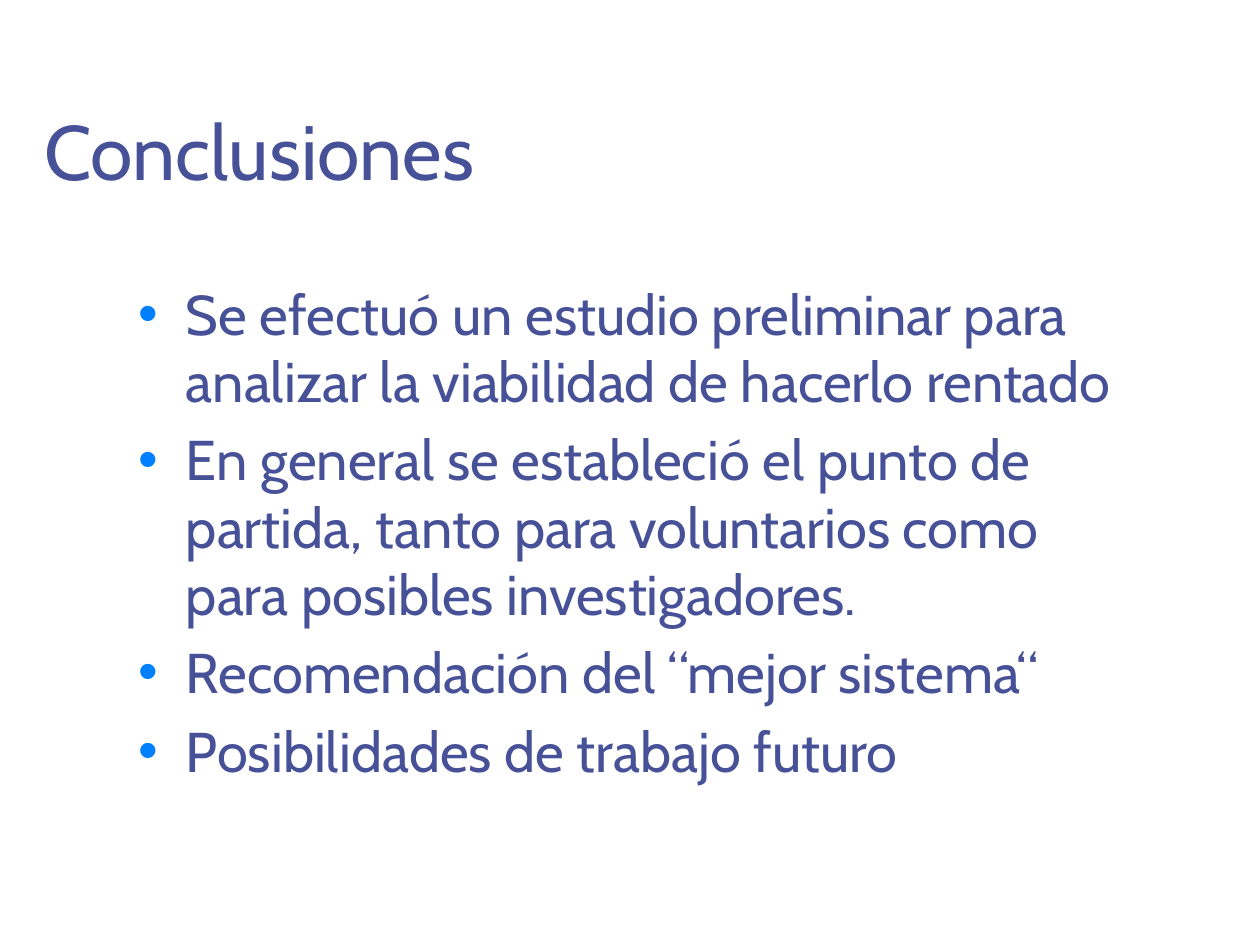
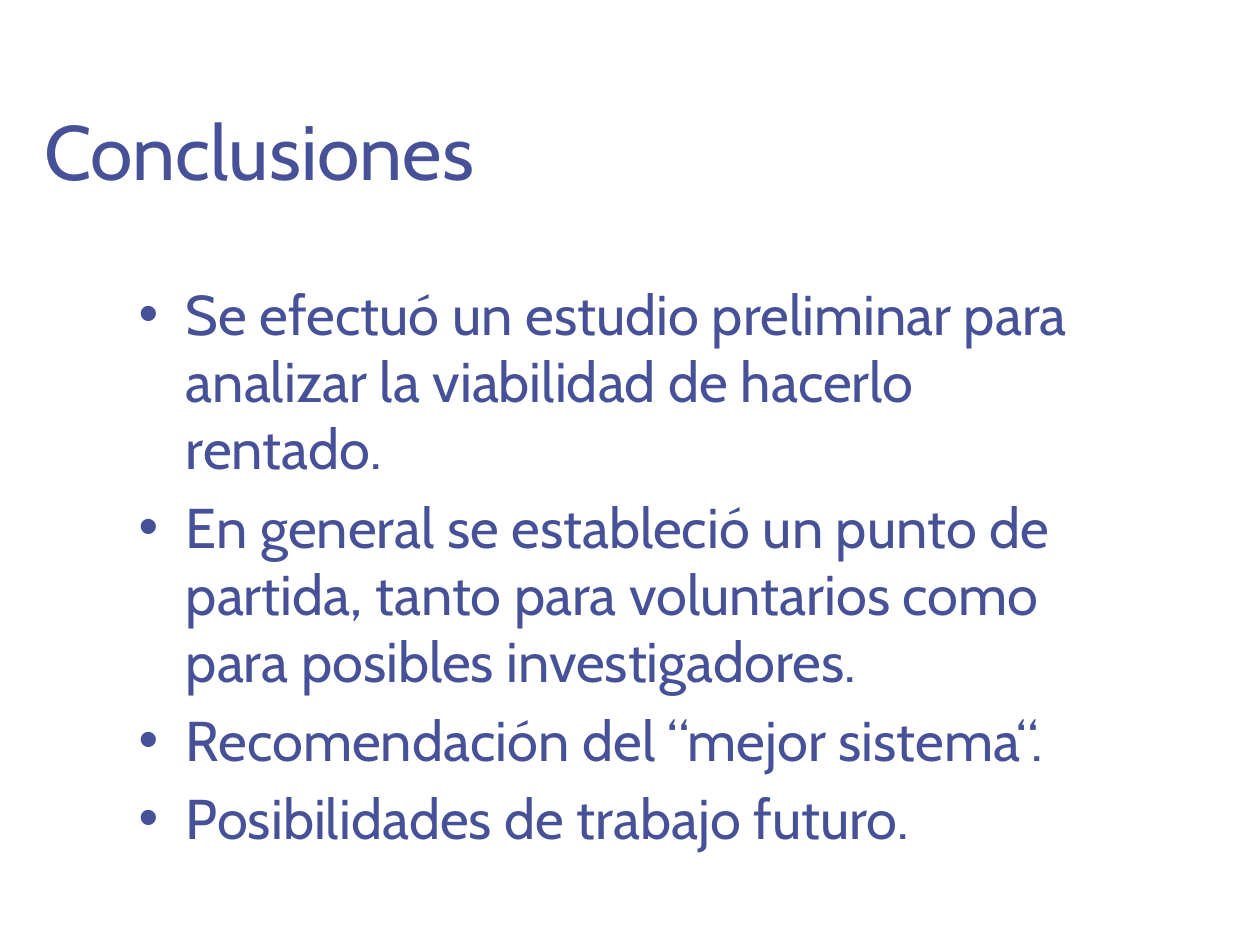
Before and after one commit to DesignJuggler/fasdkfjhasdlkjfhasldkjhfalsjdfasdf, a slide deck: slide 25 of TFI_Jorge_Sanchez_Presentacion.pptx. Drawn at 1260x945 pixels with LibreOffice and Linux fonts; fonts in the diff are those of the drawing; background and template pictures are left out. Boxes give left, top, right and bottom in pixels: in the first picture for what was removed or moved away, otherwise in the second. Text is boxed around its words. In the diff, an @@ line names an element or a change of style, - is before the commit and + after.

```diff
--- a/TFI_Jorge_Sanchez_Presentacion.pptx
+++ b/TFI_Jorge_Sanchez_Presentacion.pptx
@@ text at <box>186,293,1067,851</box>: text changed @@
-• Se efectuó un estudio preliminar para analizar la viabilidad de hacerlo rentado
-• En general se estableció el punto de partida, tanto para voluntarios como para posibles investigadores.
-• Recomendación del “mejor sistema“
-• Posibilidades de trabajo futuro
+• Se efectuó un estudio preliminar para analizar la viabilidad de hacerlo rentado.
+• En general se estableció un punto de partida, tanto para voluntarios como para posibles investigadores.
+• Recomendación del “mejor sistema“.
+• Posibilidades de trabajo futuro.
```
Also in this commit, not shown: 1 other slide changed.
